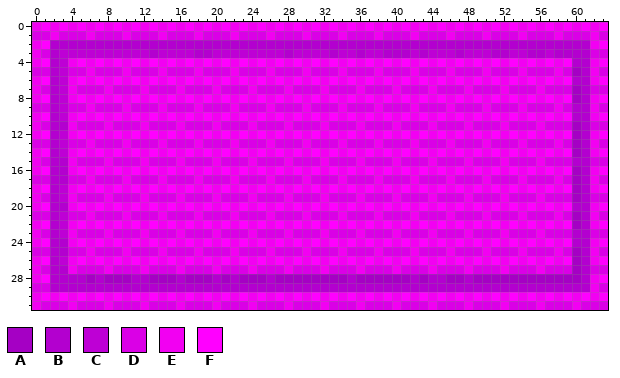
Two versions of one pixel-art file, public/sprites/rug.aseprite. Above, as it was before the edit.
64x32 pixels, 1 frame.
Palette (. is transparent): A #a500c4  B #b300cf  C #be00d5  D #da00e6  E #f200f2  F #ff00ff
After:
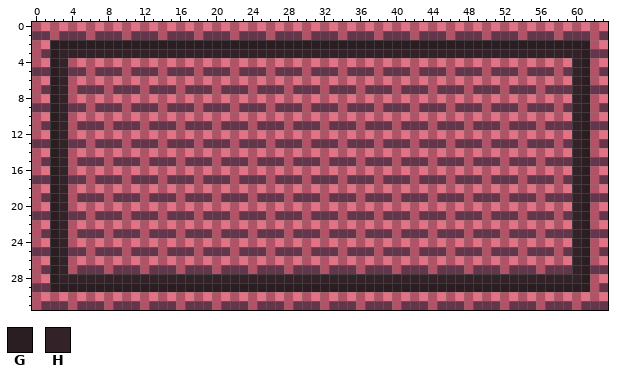
Colours new in this view: G #2a1e23  H #332329
From old to new:
@@ palette @@
-D #da00e6
+D #64364b
-E #f200f2
+E #b25266
-F #ff00ff
+F #e27285
--- layer "Layer 2"
@@ x 0..63 @@
  1 DDEDDDEDDDEDDDEDDDEDDDEDDDEDDDEDDDEDDDEDDDEDDDEDDDEDDDEDDDEDDDED
- 2 EFBBBBBBBBBBBBBBBBBBBBBBBBBBBBBBBBBBBBBBBBBBBBBBBBBBBBBBBBBBBBEF
- 3 EDBCCCCCCCCCCBCCCCBBCCCCCCCCBCCCCBCCBCCBBBCBCCCBCCCBBCCBBCBBBBDD
- 4 EFBCEFEFEFEFEFEFEFEFEFEFEFEFEFEFEFEFEFEFEFEFEFEFEFEFEFEFEFEFBBEF
- 5 DDBCDDEDDDEDDDEDDDEDDDEDDDEDDDEDDDEDDDEDDDEDDDEDDDEDDDEDDDEDABED
- 6 EFBCEFEFEFEFEFEFEFEFEFEFEFEFEFEFEFEFEFEFEFEFEFEFEFEFEFEFEFEFBBEF
- 7 EDBCEDDDEDDDEDDDEDDDEDDDEDDDEDDDEDDDEDDDEDDDEDDDEDDDEDDDEDDDABDD
- 8 EFBCEFEFEFEFEFEFEFEFEFEFEFEFEFEFEFEFEFEFEFEFEFEFEFEFEFEFEFEFABEF
- 9 DDBCDDEDDDEDDDEDDDEDDDEDDDEDDDEDDDEDDDEDDDEDDDEDDDEDDDEDDDEDBBED
-10 EFBCEFEFEFEFEFEFEFEFEFEFEFEFEFEFEFEFEFEFEFEFEFEFEFEFEFEFEFEFBBEF
-11 EDBBEDDDEDDDEDDDEDDDEDDDEDDDEDDDEDDDEDDDEDDDEDDDEDDDEDDDEDDDABDD
-12 EFBCEFEFEFEFEFEFEFEFEFEFEFEFEFEFEFEFEFEFEFEFEFEFEFEFEFEFEFEFABEF
-13 DDBCDDEDDDEDDDEDDDEDDDEDDDEDDDEDDDEDDDEDDDEDDDEDDDEDDDEDDDEDABED
-14 EFBCEFEFEFEFEFEFEFEFEFEFEFEFEFEFEFEFEFEFEFEFEFEFEFEFEFEFEFEFABEF
-15 EDBBEDDDEDDDEDDDEDDDEDDDEDDDEDDDEDDDEDDDEDDDEDDDEDDDEDDDEDDDBBDD
-16 EFBBEFEFEFEFEFEFEFEFEFEFEFEFEFEFEFEFEFEFEFEFEFEFEFEFEFEFEFEFABEF
-17 DDBBDDEDDDEDDDEDDDEDDDEDDDEDDDEDDDEDDDEDDDEDDDEDDDEDDDEDDDEDABED
-18 EFBCEFEFEFEFEFEFEFEFEFEFEFEFEFEFEFEFEFEFEFEFEFEFEFEFEFEFEFEFABEF
-19 EDBCEDDDEDDDEDDDEDDDEDDDEDDDEDDDEDDDEDDDEDDDEDDDEDDDEDDDEDDDABDD
-20 EFBBEFEFEFEFEFEFEFEFEFEFEFEFEFEFEFEFEFEFEFEFEFEFEFEFEFEFEFEFBBEF
-21 DDBCDDEDDDEDDDEDDDEDDDEDDDEDDDEDDDEDDDEDDDEDDDEDDDEDDDEDDDEDABED
-22 EFBCEFEFEFEFEFEFEFEFEFEFEFEFEFEFEFEFEFEFEFEFEFEFEFEFEFEFEFEFABEF
-23 EDBCEDDDEDDDEDDDEDDDEDDDEDDDEDDDEDDDEDDDEDDDEDDDEDDDEDDDEDDDBBDD
-24 EFBBEFEFEFEFEFEFEFEFEFEFEFEFEFEFEFEFEFEFEFEFEFEFEFEFEFEFEFEFBBEF
-25 DDBBDDEDDDEDDDEDDDEDDDEDDDEDDDEDDDEDDDEDDDEDDDEDDDEDDDEDDDEDABED
-26 EFBCEFEFEFEFEFEFEFEFEFEFEFEFEFEFEFEFEFEFEFEFEFEFEFEFEFEFEFEFABEF
-27 EDBBEDDDEDDDEDDDEDDDEDDDEDDDEDDDEDDDEDDDEDDDEDDDEDDDEDDDEDDDABDD
-28 EFBBBBABAAABBAAABAAABABAAABAAAAAAAABAAAAAABABBAABAAAAAAAAAAAABEF
-29 DDBBBBBBBBBBBBBBBBBBBBBBBBBBBBBBBBBBBBBBBBBBBBBBBBBBBBBBBBBBBBED
+ 2 EFGGGGGGGGGGGGGGGGGGGGGGGGGGGGGGGGGGGGGGGGGGGGGGGGGGGGGGGGGGGGEF
+ 3 EDGHHHHHHHHHHHHHHHHHHHHHHHHHHHHHHHHHHHHHHHHHHHHHHHHHHHHHHHHHHGDD
+ 4 EFGHEFEFEFEFEFEFEFEFEFEFEFEFEFEFEFEFEFEFEFEFEFEFEFEFEFEFEFEFHGEF
+ 5 DDGHDDEDDDEDDDEDDDEDDDEDDDEDDDEDDDEDDDEDDDEDDDEDDDEDDDEDDDEDHGED
+ 6 EFGHEFEFEFEFEFEFEFEFEFEFEFEFEFEFEFEFEFEFEFEFEFEFEFEFEFEFEFEFHGEF
+ 7 EDGHEDDDEDDDEDDDEDDDEDDDEDDDEDDDEDDDEDDDEDDDEDDDEDDDEDDDEDDDHGDD
+ 8 EFGHEFEFEFEFEFEFEFEFEFEFEFEFEFEFEFEFEFEFEFEFEFEFEFEFEFEFEFEFHGEF
+ 9 DDGHDDEDDDEDDDEDDDEDDDEDDDEDDDEDDDEDDDEDDDEDDDEDDDEDDDEDDDEDHGED
+10 EFGHEFEFEFEFEFEFEFEFEFEFEFEFEFEFEFEFEFEFEFEFEFEFEFEFEFEFEFEFHGEF
+11 EDGHEDDDEDDDEDDDEDDDEDDDEDDDEDDDEDDDEDDDEDDDEDDDEDDDEDDDEDDDHGDD
+12 EFGHEFEFEFEFEFEFEFEFEFEFEFEFEFEFEFEFEFEFEFEFEFEFEFEFEFEFEFEFHGEF
+13 DDGHDDEDDDEDDDEDDDEDDDEDDDEDDDEDDDEDDDEDDDEDDDEDDDEDDDEDDDEDHGED
+14 EFGHEFEFEFEFEFEFEFEFEFEFEFEFEFEFEFEFEFEFEFEFEFEFEFEFEFEFEFEFHGEF
+15 EDGHEDDDEDDDEDDDEDDDEDDDEDDDEDDDEDDDEDDDEDDDEDDDEDDDEDDDEDDDHGDD
+16 EFGHEFEFEFEFEFEFEFEFEFEFEFEFEFEFEFEFEFEFEFEFEFEFEFEFEFEFEFEFHGEF
+17 DDGHDDEDDDEDDDEDDDEDDDEDDDEDDDEDDDEDDDEDDDEDDDEDDDEDDDEDDDEDHGED
+18 EFGHEFEFEFEFEFEFEFEFEFEFEFEFEFEFEFEFEFEFEFEFEFEFEFEFEFEFEFEFHGEF
+19 EDGHEDDDEDDDEDDDEDDDEDDDEDDDEDDDEDDDEDDDEDDDEDDDEDDDEDDDEDDDHGDD
+20 EFGHEFEFEFEFEFEFEFEFEFEFEFEFEFEFEFEFEFEFEFEFEFEFEFEFEFEFEFEFHGEF
+21 DDGHDDEDDDEDDDEDDDEDDDEDDDEDDDEDDDEDDDEDDDEDDDEDDDEDDDEDDDEDHGED
+22 EFGHEFEFEFEFEFEFEFEFEFEFEFEFEFEFEFEFEFEFEFEFEFEFEFEFEFEFEFEFHGEF
+23 EDGHEDDDEDDDEDDDEDDDEDDDEDDDEDDDEDDDEDDDEDDDEDDDEDDDEDDDEDDDHGDD
+24 EFGHEFEFEFEFEFEFEFEFEFEFEFEFEFEFEFEFEFEFEFEFEFEFEFEFEFEFEFEFHGEF
+25 DDGHDDEDDDEDDDEDDDEDDDEDDDEDDDEDDDEDDDEDDDEDDDEDDDEDDDEDDDEDHGED
+26 EFGHEFEFEFEFEFEFEFEFEFEFEFEFEFEFEFEFEFEFEFEFEFEFEFEFEFEFEFEFHGEF
+27 EDGHEDDDEDDDEDDDEDDDEDDDEDDDEDDDEDDDEDDDEDDDEDDDEDDDEDDDEDDDHGDD
+28 EFGHHHHHHHHHHHHHHHHHHHHHHHHHHHHHHHHHHHHHHHHHHHHHHHHHHHHHHHHHHGEF
+29 DDGGGGGGGGGGGGGGGGGGGGGGGGGGGGGGGGGGGGGGGGGGGGGGGGGGGGGGGGGGGGED
 30 EFEFEFEFEFEFEFEFEFEFEFEFEFEFEFEFEFEFEFEFEFEFEFEFEFEFEFEFEFEFEFEF
Boxes around the changes in both pictures, in picture pixels (x1, y1, x2, y2):
changed: (32, 22, 608, 310)
